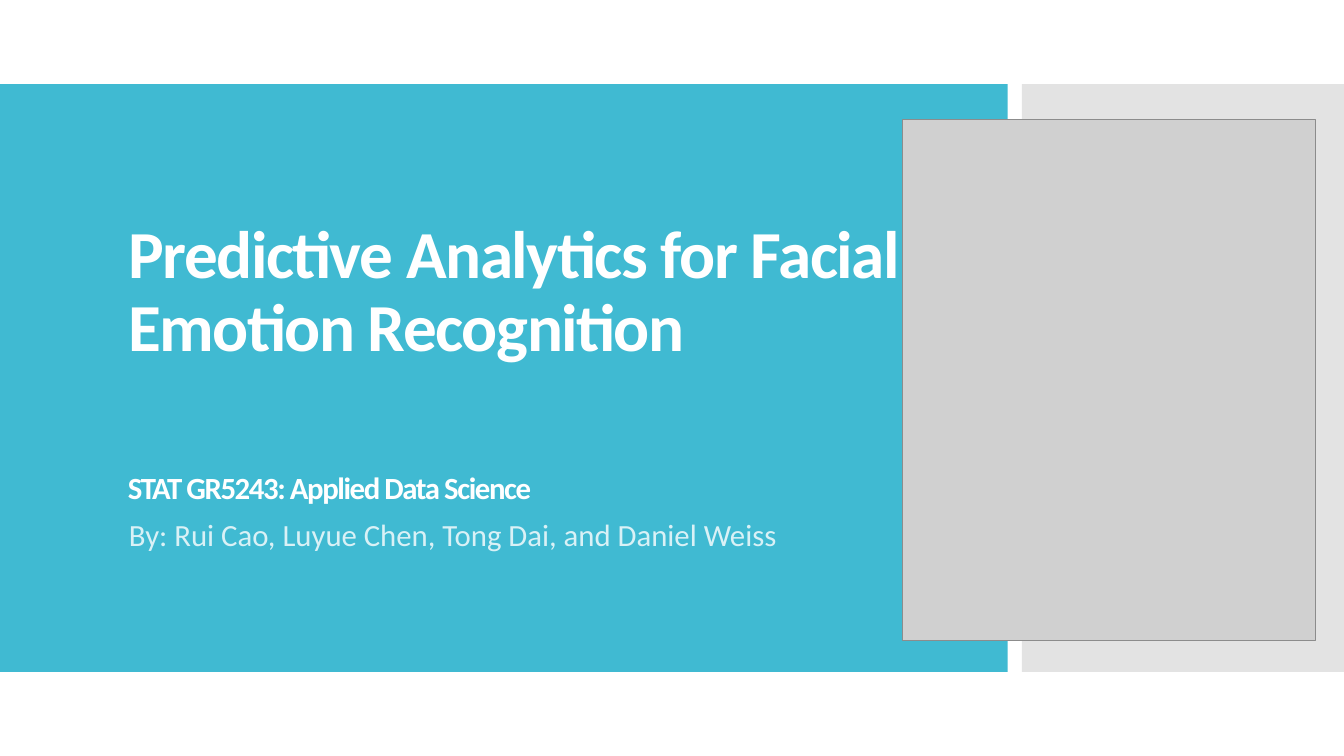
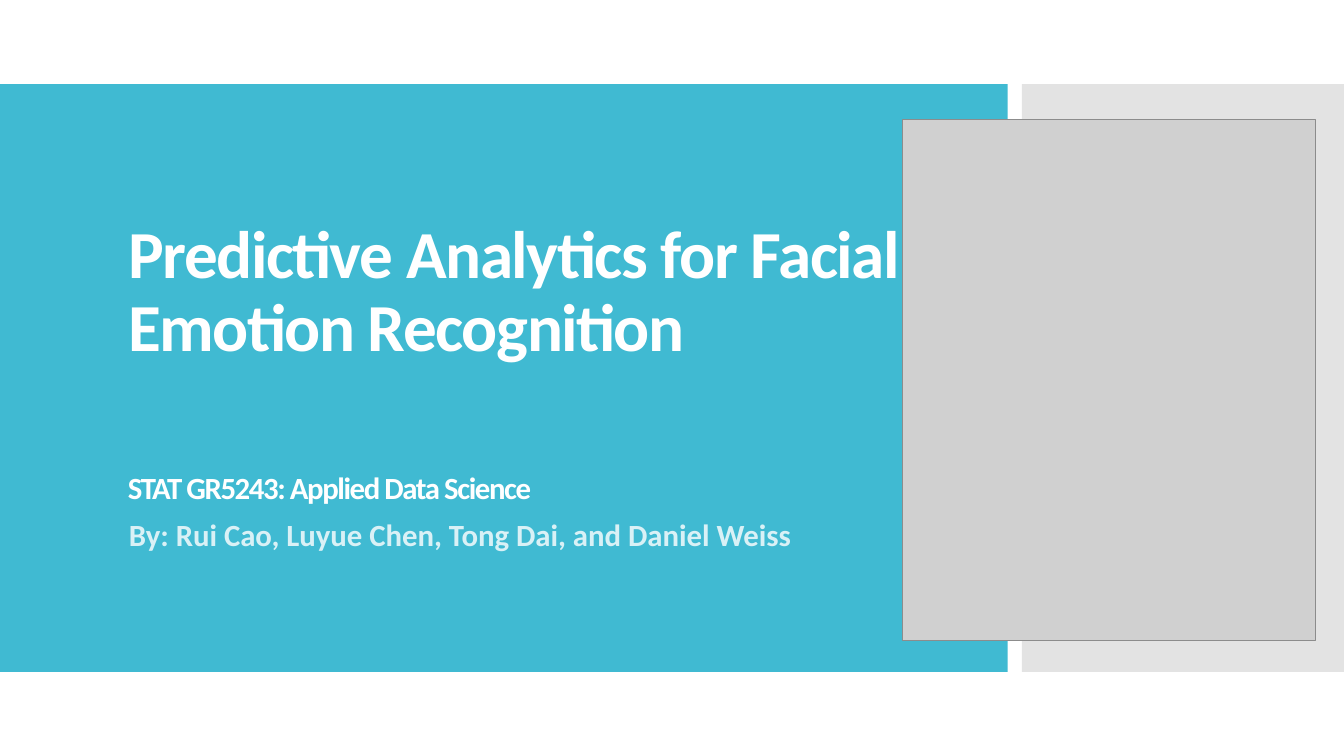
Before and after one commit to TZstatsADS/Fall2019-proj3-sec1-grp7, a slide deck: slide 1 of doc/ADS; Project 3; Predictive Analytics for Facial Emotion Recognition.pptx. Drawn at 1344x756 pixels with LibreOffice and Linux fonts; fonts in the diff are those of the drawing; grey boxes stand for pictures. Boxes give left, top, right and bottom in pixels: in the first picture for what was removed or moved away, otherwise in the second. Text is boxed around its words. In the diff, an @@ line names an element or a change of style, - is before the commit and + after.

```diff
--- a/doc/ADS; Project 3; Predictive Analytics for Facial Emotion Recognition.pptx
+++ b/doc/ADS; Project 3; Predictive Analytics for Facial Emotion Recognition.pptx
@@ subtitle "By: Rui Cao, Luyue Chen, ..." at bbox=[129, 524, 791, 551]: bold on @@
```
Also in this commit, not shown: 7 other slides changed, 1 slide added.
